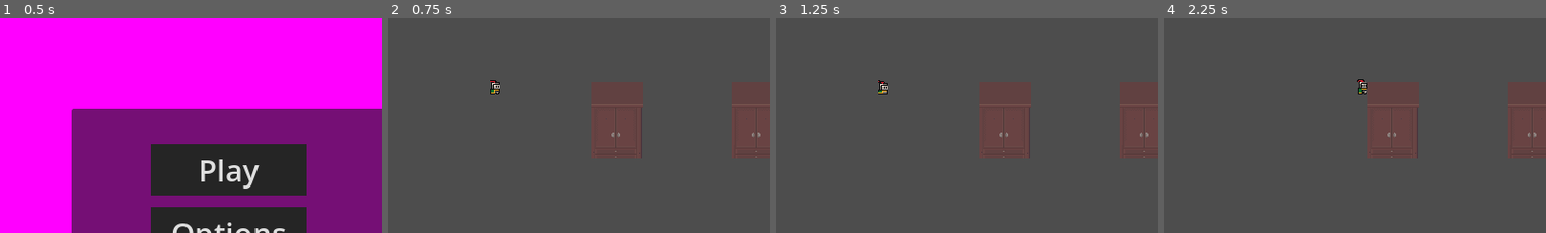
Above: before the commit, frames 1-4 (left to right).
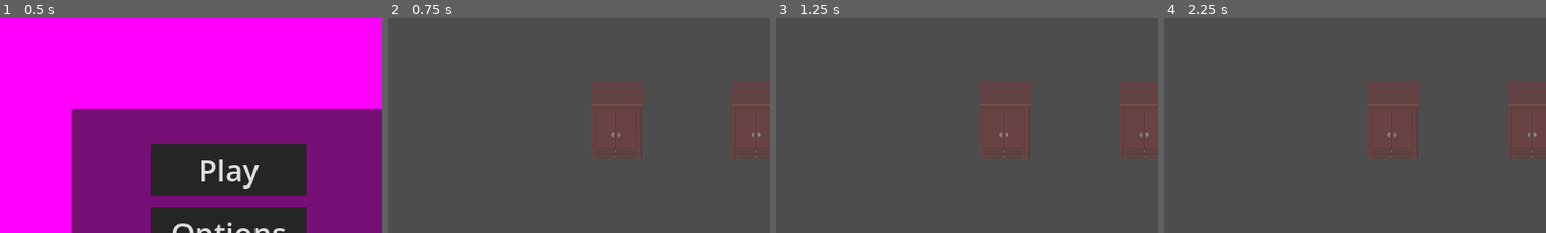
Above: after the commit, the same moments.

Repository: IES-Rafael-Alberti/GameOff2024RogueLab
Game: Godot game, scene res://scenes/prueva_movimiento.tscn
Two runs of this game, one before a commit and one after it. Both use one fixed random seed, a clock stepped at 60 frames per second and the inputs below.
Inputs:
- Up to frame 1 (0.5 s): no input
- Up to frame 2 (0.75 s): click "Play" at 0.5 s
- Up to frame 3 (1.25 s): no input
- Up to frame 4 (2.25 s): tap Enter at 1.25 s; hold D (right) 1.28-2.03 s; tap E (interancion) at 1.35, 2.1 s; hold S (down) from 2.03 s (still down)
The pictures show only the part of the screen within x 0-50%, y 0-50%; the shares and areas given below are measured in that part.

Frame 1 is identical in both runs. In frame 2, 0.1% of the frame differs, in the area x 26-30%, y 28-36%; in frame 3, 0.1%; in frame 4, 0.2%, in the area x 50-54%, y 28-36%.
Error after the commit: Cannot call method 'add_child' on a null value. (res://scripts/globals/CanvasManager.gd:89)

Commit message:
CameraManager init

Diff:
--- a/project.godot
+++ b/project.godot
@@ -20,6 +20,7 @@
 GameManager="*res://scripts/globals/gameManager.gd"
 OptionManager="*res://scripts/globals/optionManager.gd"
 CanvasManager="*res://scripts/globals/CanvasManager.gd"
+CameraManager="*res://scripts/globals/CameraManager.gd"
 
 [display]
 
--- /dev/null
+++ b/scripts/globals/CameraManager.gd
@@ -0,0 +1,26 @@
+extends Node
+
+var NoiseCamera:bool
+var NoiseIntensitty:float
+
+var OffsetX:float
+var OffsetY:float
+
+var Camera:Camera2D
+
+
+
+
+
+func tweenCameraBetween(offsetX:float,offsetY:float,tweenTime:float):
+
+
+
+	pass
+
+func _process(delta: float) -> void:
+
+	if NoiseCamera:
+		pass
+
+	pass
--- a/scripts/globals/CanvasManager.gd
+++ b/scripts/globals/CanvasManager.gd
@@ -86,6 +86,8 @@
 
 func play_main_scene():
 	get_tree().change_scene_to_packed(MAIN_SCENE)
+	get_tree().current_scene.add_child(GameManager.player)
+
 	inGame=true
 	pass
 
--- a/scripts/globals/gameManager.gd
+++ b/scripts/globals/gameManager.gd
@@ -1,6 +1,9 @@
 extends Node
 
-var positionPlayer:Vector2
+var player
+const JUGADOR = preload("res://scenes/jugador.tscn")
+
+var initSpeed = 130
 
 #variables
 var flag1 = false
@@ -16,6 +19,8 @@
 
 # Called when the node enters the scene tree for the first time.
 func _ready():
+	player = JUGADOR.instantiate()
+	player.SPEED = initSpeed
 	pass # Replace with function body.
 
 
Not shown, added: assets/assets/Player/boy-32-64-idele_acabado.png.import
Not shown, added: assets/assets/Player/boy-32-64-walkt.png.import
